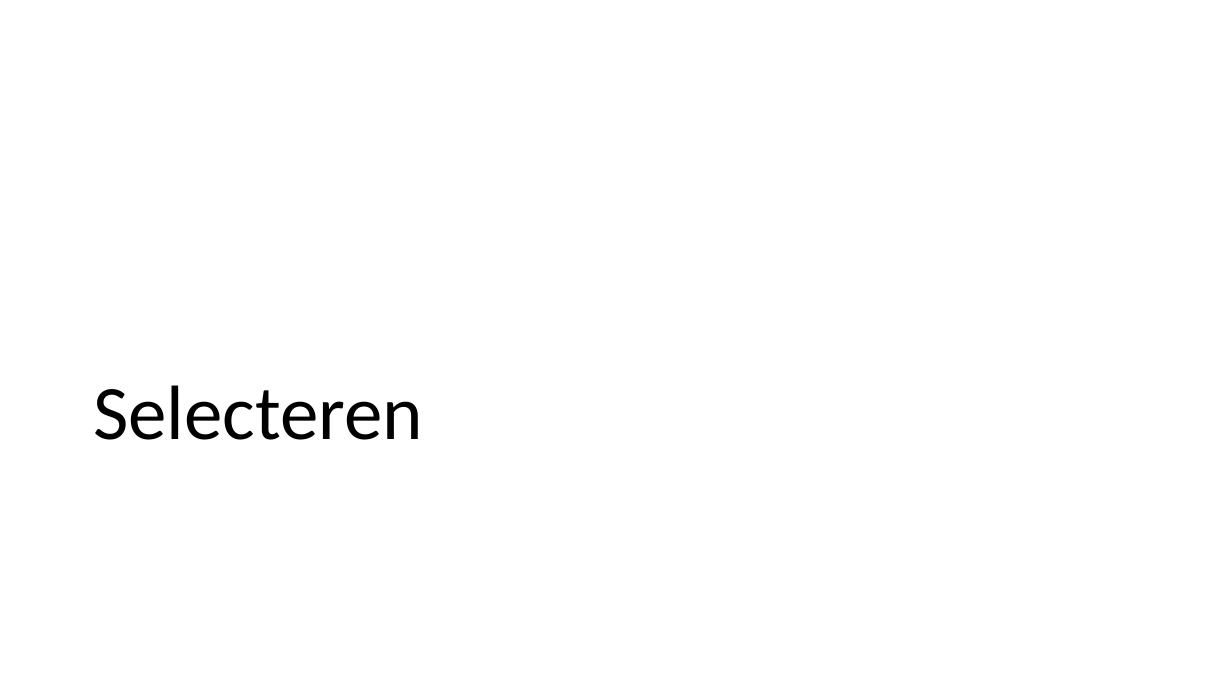
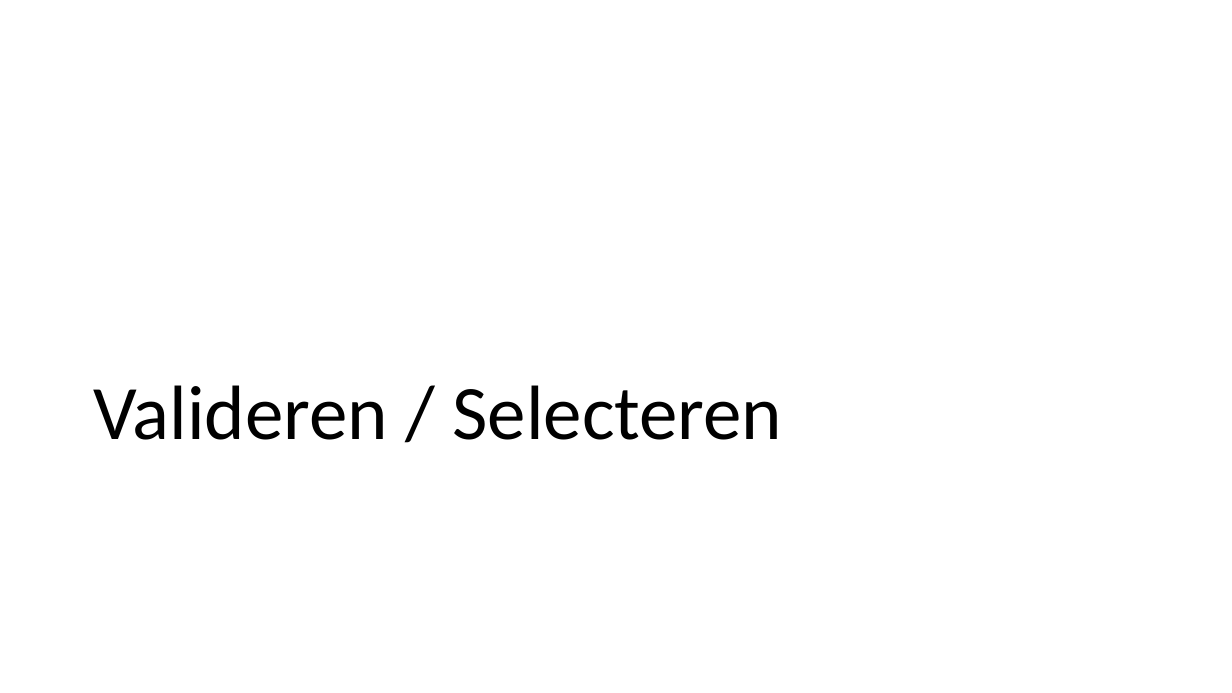
Before and after one commit to LFKoning/knowledge-sharing, a slide deck: slide 28 of python_trainees/4_scikit_learn/python_traineeship_4.pptx. Drawn at 1232x693 pixels with LibreOffice and Linux fonts; fonts in the diff are those of the drawing. Boxes give left, top, right and bottom in pixels: in the first picture for what was removed or moved away, otherwise in the second. Text is boxed around its words. In the diff, an @@ line names an element or a change of style, - is before the commit and + after.

```diff
--- a/python_trainees/4_scikit_learn/python_traineeship_4.pptx
+++ b/python_trainees/4_scikit_learn/python_traineeship_4.pptx
@@ title at (93,385,783,440): text changed @@
-Selecteren
+Valideren / Selecteren
```
Also in this commit, not shown: 3 other slides changed, 11 slides added, 1 slide removed, 3 other files.
